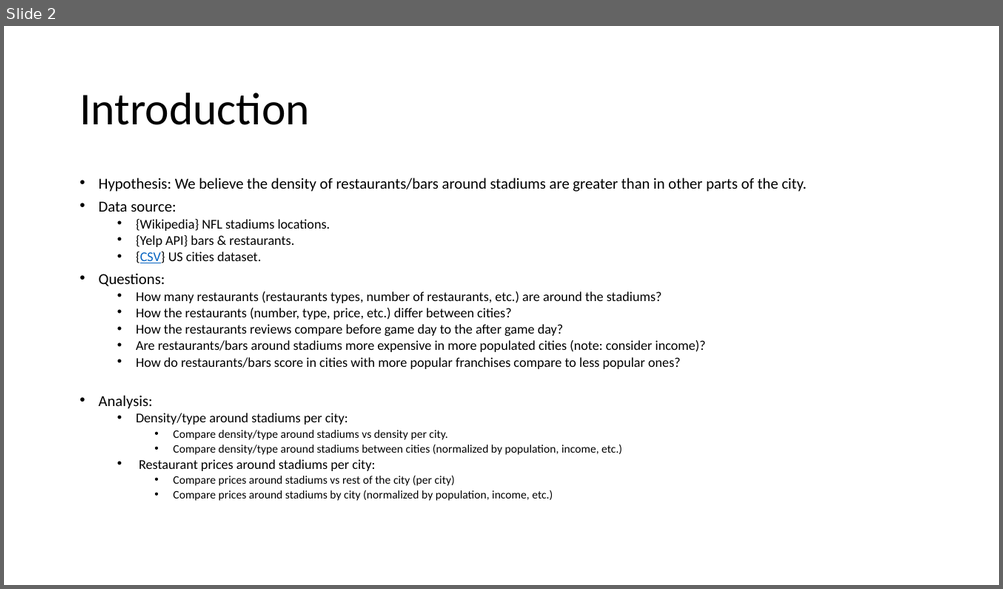
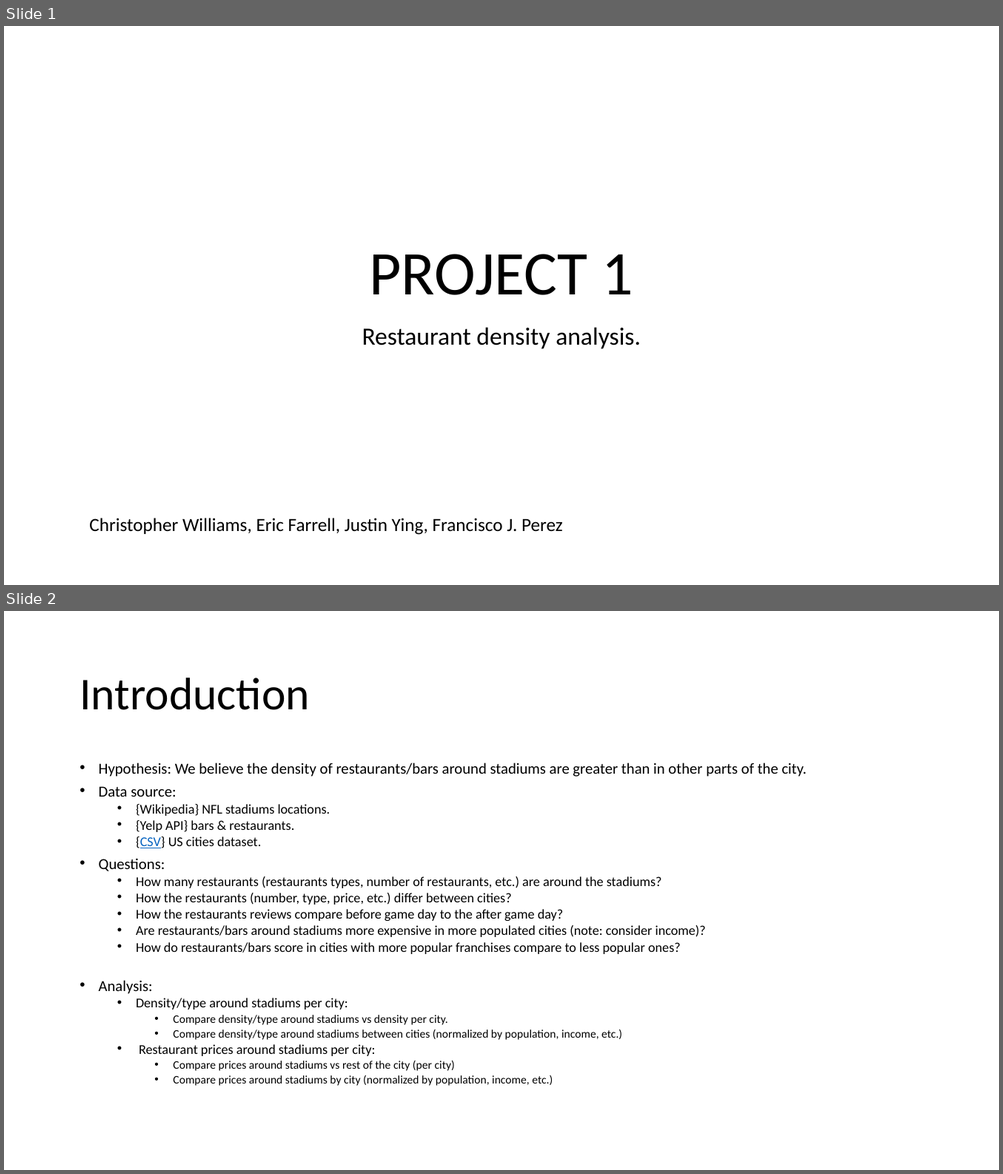
Before and after one commit to jjying89/Yelp-Restaurants-Analysis, a slide deck: Presentation/PROJECT_1.pptx. Shown one above the other, each under a label of ours: slide 2 before the commit, slides 1 and 2 after it. The pictures are 1003x589 and 1003x1174 pixels, drawn with LibreOffice and Linux fonts; fonts in the diff are those of the drawing. Boxes give left, top, right and bottom in pixels: in the first picture for what was removed or moved away, otherwise in the second. Text is boxed around its words. In the diff, an @@ line names an element or a change of style, - is before the commit and + after.

```diff
--- a/Presentation/PROJECT_1.pptx
+++ b/Presentation/PROJECT_1.pptx
@@ slide 1 added at bbox=[4, 26, 999, 585], background #FFFFFF @@
@@ title added at bbox=[369, 254, 634, 295], 60 pt, text #000000 @@
+PROJECT 1
@@ subtitle added at bbox=[362, 327, 640, 349], 24 pt, text #000000 @@
+Restaurant density analysis.
@@ text added at bbox=[89, 518, 563, 535], 18 pt, text #000000 @@
+Christopher Williams, Eric Farrell, Justin Ying, Francisco J. Perez
```
Also in this commit, not shown: 1 other slide added, 1 slide removed.
